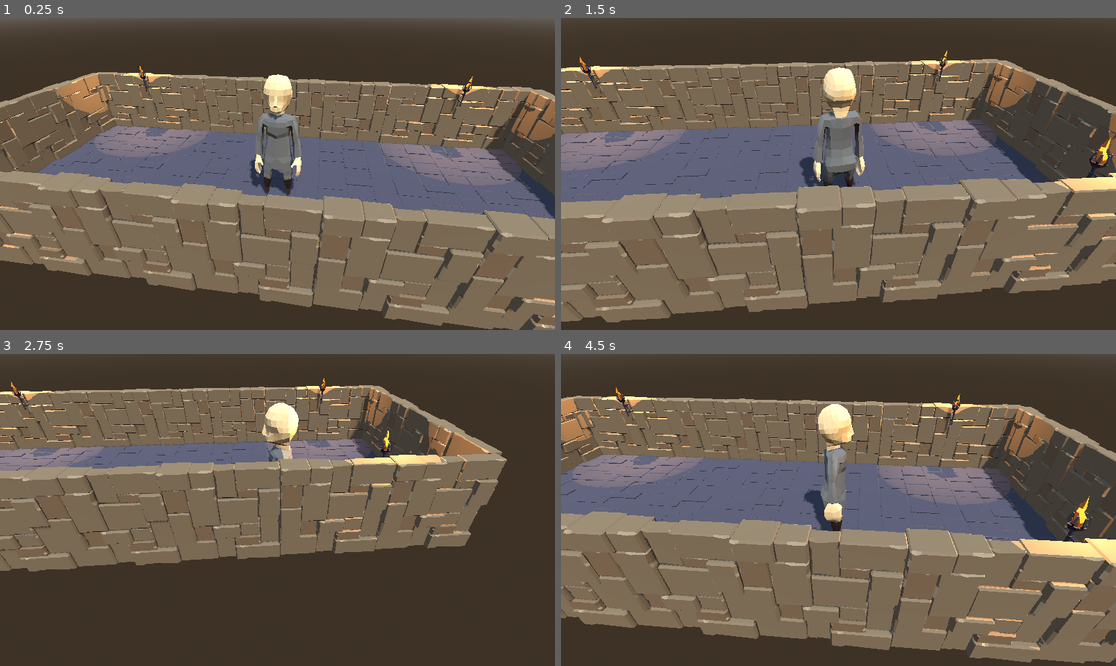
Above: before the commit, frames 1-4 (two rows, left to right).
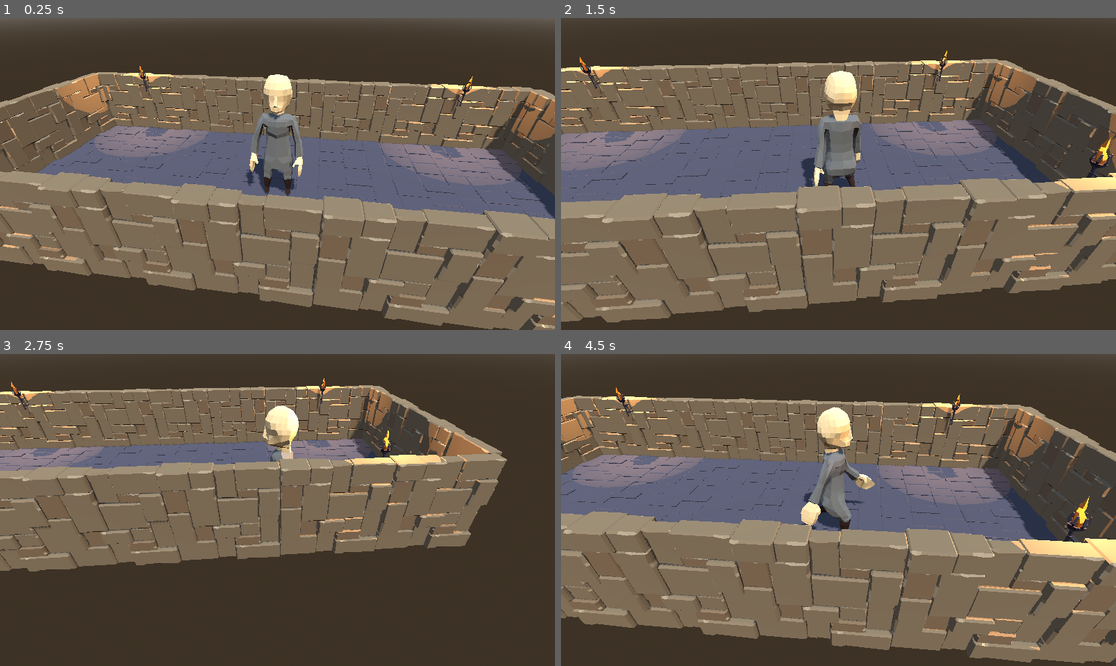
Above: after the commit, the same moments.

Repository: MG9442/Dungeon_Rescue_Godot
Game: Godot game, scene res://scenes/starting_room.tscn
Two runs of this game, one before a commit and one after it. Both use one fixed random seed, a clock stepped at 60 frames per second and the inputs below.
Inputs:
- Up to frame 1 (0.25 s): no input
- Up to frame 2 (1.5 s): hold D (move_right) 0.53-1.28 s; hold S (move_backward) from 1.28 s (still down)
- Up to frame 3 (2.75 s): release S (move_backward) at 2.03 s; hold D (move_right) from 2.03 s (still down)
- Up to frame 4 (4.5 s): release D (move_right) at 2.78 s; hold W (move_forward) 2.78-3.53 s; hold A (move_left) from 3.53 s (still down)

The runs differ from the first frame. In frame 1, 0.5% of the frame differs, in the area x 44-55%, y 18-57%; in frame 2, 1.0%; in frame 3, 0.4%; in frame 4, 1.5%, in the area x 43-95%, y 16-61%.

Commit message:
Fix animation playback with correct animation names
- Update walk animation to "HumanArmature|Walking" (correct name after reimport)
- Add idle animation "HumanArmature|Idle" when character stops moving
- Remove debug code (print_node_tree function)
- Improve animation switching by checking current_animation instead of is_playing()
- Character now smoothly transitions between Idle and Walking animations

Available animations from reimported FBX:
- HumanArmature|Idle, Walking, Run, Jump, Roll, Death, and sword animations

Diff:
--- a/scripts/player_controller.gd
+++ b/scripts/player_controller.gd
@@ -9,26 +9,14 @@
 var animation_player: AnimationPlayer
 
 func _ready() -> void:
-	# Debug: Print the node tree to find AnimationPlayer
-	print("=== Player Node Tree ===")
-	print_node_tree($KnightCharacter, 0)
-
-	# Try to find the AnimationPlayer in the KnightCharacter scene
+	# Find the AnimationPlayer in the KnightCharacter scene
 	animation_player = find_animation_player($KnightCharacter)
 
 	if animation_player:
-		print("Found AnimationPlayer at: ", animation_player.get_path())
-		print("Available animations: ", animation_player.get_animation_list())
+		# Start with idle animation
+		animation_player.play("HumanArmature|Idle")
 	else:
-		print("ERROR: AnimationPlayer not found!")
-
-func print_node_tree(node: Node, depth: int) -> void:
-	var indent = ""
-	for i in range(depth):
-		indent += "  "
-	print(indent + node.name + " (" + node.get_class() + ")")
-	for child in node.get_children():
-		print_node_tree(child, depth + 1)
+		push_error("AnimationPlayer not found in KnightCharacter!")
 
 func find_animation_player(node: Node) -> AnimationPlayer:
 	if node is AnimationPlayer:
@@ -59,15 +47,15 @@
 		rotation.y = lerp_angle(rotation.y, target_rotation, 10.0 * delta)
 
 		# Play walk animation
-		if animation_player and not animation_player.is_playing():
-			animation_player.play("Armature|Walk")
+		if animation_player and animation_player.current_animation != "HumanArmature|Walking":
+			animation_player.play("HumanArmature|Walking")
 	else:
 		# Apply friction when not moving
 		velocity.x = move_toward(velocity.x, 0, friction * delta)
 		velocity.z = move_toward(velocity.z, 0, friction * delta)
 
-		# Stop animation when idle
-		if animation_player and animation_player.is_playing():
-			animation_player.stop()
+		# Play idle animation when not moving
+		if animation_player and animation_player.current_animation != "HumanArmature|Idle":
+			animation_player.play("HumanArmature|Idle")
 
 	move_and_slide()
